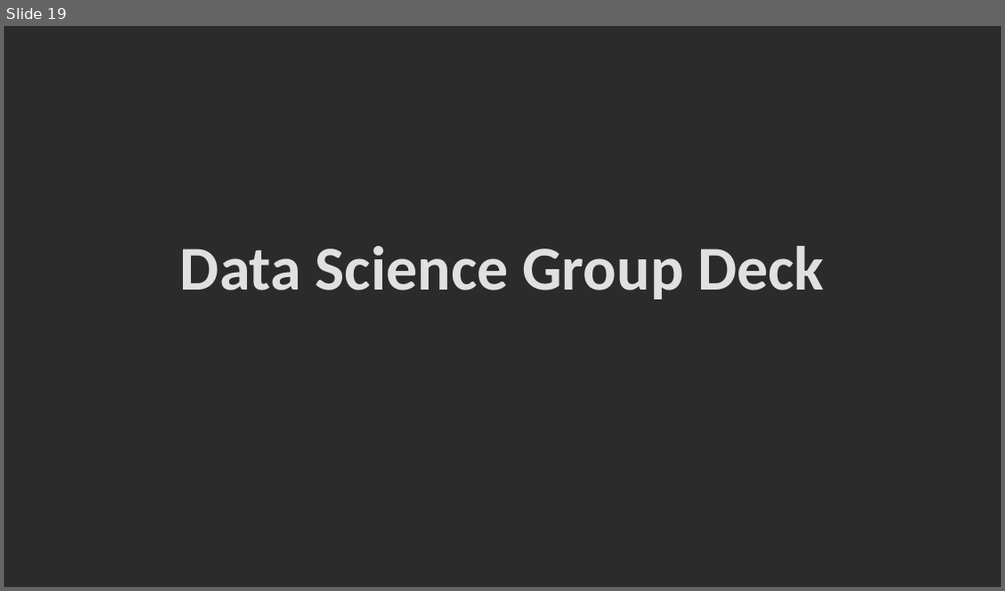
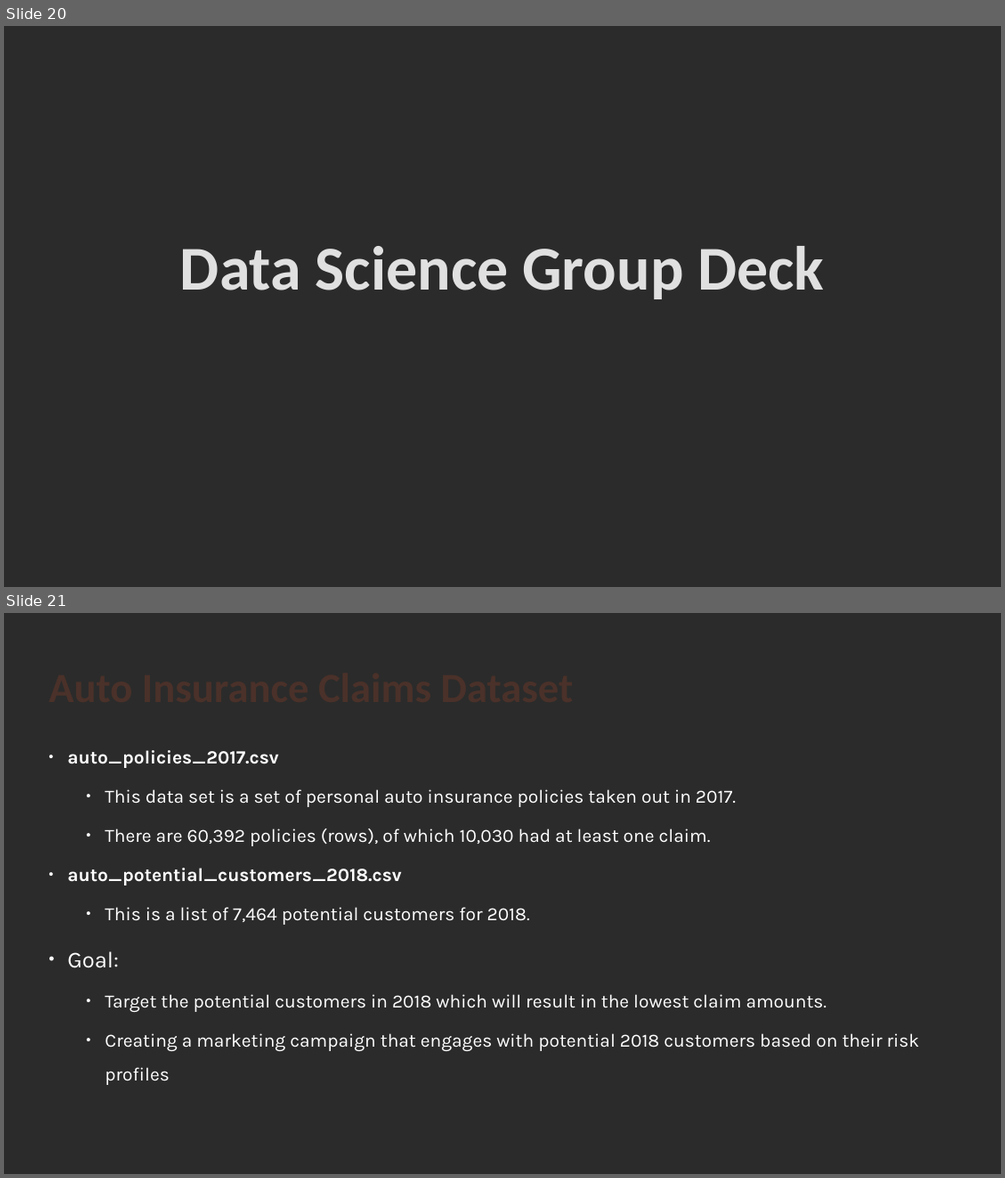
Before and after one commit to suhitasva/Auto_Insurance_Study, a slide deck: Insurance_Case_Study_Results_SVA.pptx. Shown one above the other, each under a label of ours: slide 19 before the commit, slides 20 and 21 after it. The pictures are 1005x591 and 1005x1178 pixels, drawn with LibreOffice and Linux fonts; fonts in the diff are those of the drawing; background and template pictures are left out; a plain dark background stands for a picture behind light text. Boxes give left, top, right and bottom in pixels: in the first picture for what was removed or moved away, otherwise in the second. Text is boxed around its words. In the diff, an @@ line names an element or a change of style, - is before the commit and + after.

Commit message:
Worked on Data Science Group Deck - Finished Presentation

```diff
--- a/Insurance_Case_Study_Results_SVA.pptx
+++ b/Insurance_Case_Study_Results_SVA.pptx
@@ slide 21 added at <box>4,613,1001,1174</box>, background picture (left out) @@
@@ text added at <box>67,750,920,1085</box>, 18 pt, text #FFFFFF @@
+• auto_policies_2017.csv
+  • This data set is a set of personal auto insurance policies taken out in 2017.
+  • There are 60,392 policies (rows), of which 10,030 had at least one claim.
+• auto_potential_customers_2018.csv
+  • This is a list of 7,464 potential customers for 2018.
+• Goal:
+  • Target the potential customers in 2018 which will result in the lowest claim amounts.
+  • Creating a marketing campaign that engages with potential 2018 customers based on their risk profiles
@@ title added at <box>384,789,513,803</box>, 40 pt, text #4A3128, bold @@
+Auto Insurance Claims Dataset
@@ what was slide 19 is now slide 20 @@
```
Also in this commit, not shown: 7 other slides added.
